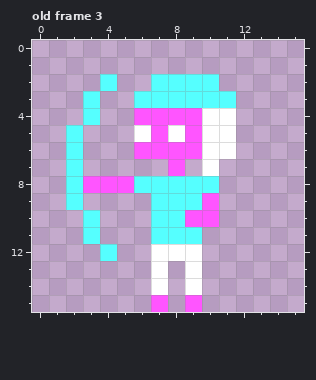
Animated GIF sprite, stored at src/assets/ranger_attack.gif. That is the earlier state.
The file is 320x320 pixels, drawn in blocks of 20x20; one block is one cell here. Shown: old frame 3.
The same view after the edit:
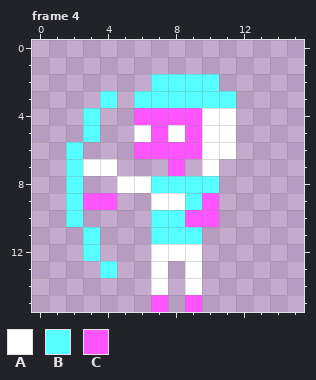
Palette (. is transparent): A #ffffff  B #55ffff  C #ff55ff
A new or re-ordered frame is compared with the old frame closest to it.
Diff:
frames 3 -> 4
Frame 4 is new; against old frame 3:
The author put colour A in row 7 at x 3 to 4.
Colour B becomes colour A in row 8 at x 6; in row 9 at x 7 to 8.
Colour C becomes colour A in row 8 at x 5.
The author put colour B in row 3 at x 4; in row 5 at x 3; in row 10 at x 2; in row 12 at x 3; in row 13 at x 4.
The author put colour C in row 9 at x 3 to 4.
Colour B is removed in row 2 at x 4; in row 3 at x 3; in row 5 at x 2; in row 10 at x 3; in row 12 at x 4.
Colour C is removed in row 8 at x 3 to 4.
Where, in picture pixels (left, top, right, bottom), the same in both pictures:
changed: (66, 74, 185, 278)
